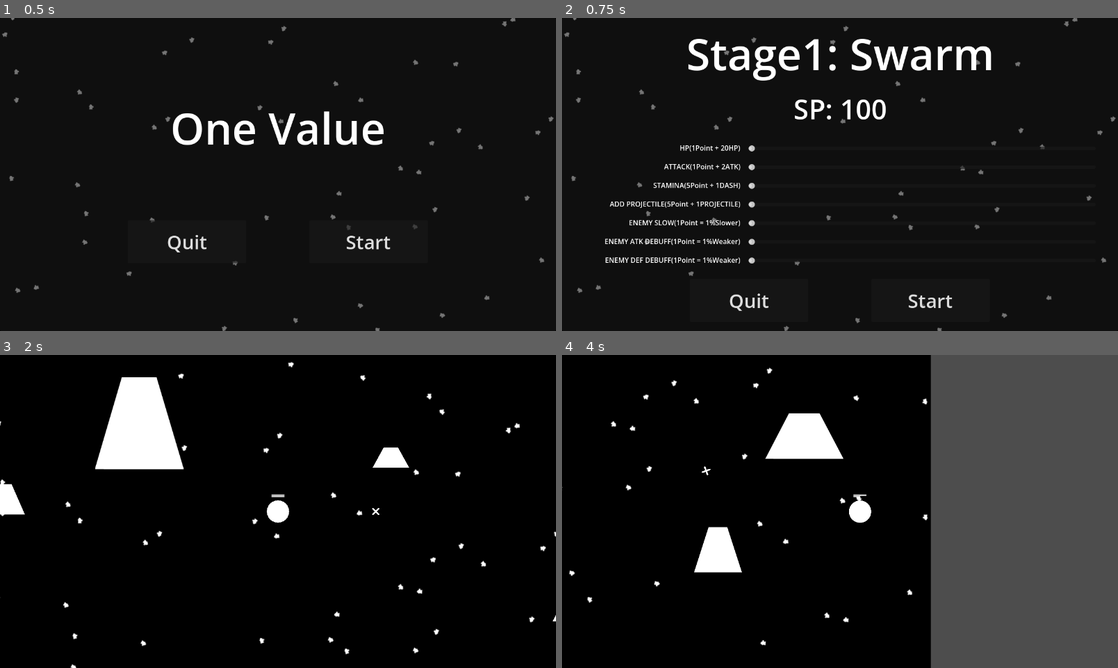
Above: before the commit, frames 1-4 (two rows, left to right).
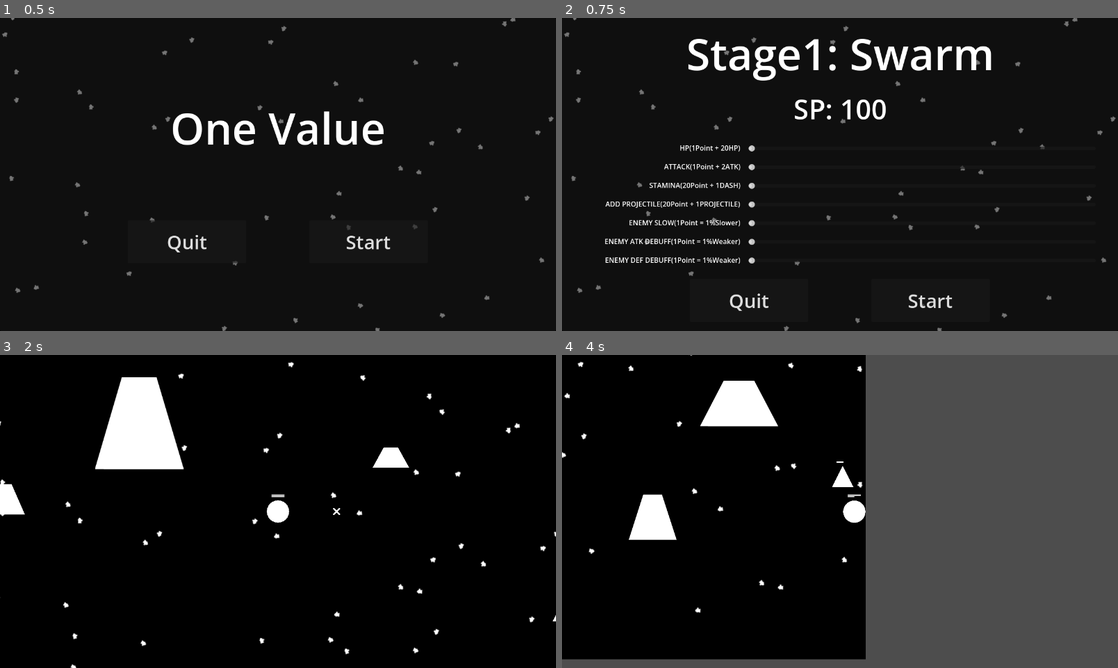
Above: after the commit, the same moments.

Repository: takko9ei/one-value
Game: Godot game, scene res://scene/MainMenu.tscn
Same seed, same stepped clock (60 frames per second), same inputs: the game is played once before the commit and once after it.
Inputs:
- Up to frame 1 (0.5 s): no input
- Up to frame 2 (0.75 s): click "Start" at 0.5 s
- Up to frame 3 (2 s): click "Start" at 1.25 s
- Up to frame 4 (4 s): tap Enter at 2 s; hold Right (ui_right) 2.03-2.78 s; tap Space (dash) at 2.1, 3.6 s; hold Down (ui_down) 2.78-3.53 s; tap R at 2.85 s; hold Right (ui_right) from 3.53 s (still down)

Frame 1 is identical in both runs. In frame 2, 0.4% of the frame differs, in the area x 7-33%, y 52-61%; in frame 3, less than 0.1%; in frame 4, 19%, in the area x 0-67%, y 0-100%.

Commit message:
value_design

Diff:
--- a/prefab/Player.tscn
+++ b/prefab/Player.tscn
@@ -32,7 +32,7 @@
 texture = ExtResource("1_xhfnw")
 
 [node name="ShootTimer" type="Timer" parent="." unique_id=1867605336]
-wait_time = 0.4
+wait_time = 0.5
 autostart = true
 
 [node name="Camera2D" type="Camera2D" parent="." unique_id=1064576720]
--- a/prefab/enemy_golem.tscn
+++ b/prefab/enemy_golem.tscn
@@ -4,6 +4,7 @@
 
 [node name="EnemyBase" unique_id=354812716 instance=ExtResource("1_qquct")]
 scale = Vector2(0.66419935, 0.3798877)
-base_hp = 300.0
+base_hp = 2000.0
 base_def = 60.0
 base_atk = 100.0
+base_speed = 200.0
--- a/prefab/enemy_hounds.tscn
+++ b/prefab/enemy_hounds.tscn
@@ -3,5 +3,7 @@
 [ext_resource type="PackedScene" uid="uid://detwna7w2k3wd" path="res://prefab/EnemyBase.tscn" id="1_32oi2"]
 
 [node name="EnemyBase" unique_id=354812716 instance=ExtResource("1_32oi2")]
-base_atk = 60.0
-base_speed = 380.0
+base_hp = 180.0
+base_def = 50.0
+base_atk = 25.0
+base_speed = 620.0
--- a/prefab/enemy_leech.tscn
+++ b/prefab/enemy_leech.tscn
@@ -5,5 +5,6 @@
 [node name="EnemyBase" unique_id=354812716 instance=ExtResource("1_wy6pd")]
 scale = Vector2(0.1579718, 0.12527585)
 base_hp = 20.0
+base_def = 10.0
 base_atk = 5.0
-base_speed = 380.0
+base_speed = 900.0
--- a/prefab/enemy_swarm.tscn
+++ b/prefab/enemy_swarm.tscn
@@ -6,4 +6,5 @@
 scale = Vector2(0.195, 0.195)
 base_hp = 20.0
 base_def = 10.0
-base_speed = 300.0
+base_atk = 10.0
+base_speed = 600.0
--- a/prefab/enemy_warden.tscn
+++ b/prefab/enemy_warden.tscn
@@ -4,7 +4,7 @@
 
 [node name="EnemyBase" unique_id=354812716 instance=ExtResource("1_uiiw5")]
 scale = Vector2(0.4390934, 0.386904)
-base_hp = 500.0
+base_hp = 600.0
 base_def = 80.0
 base_atk = 40.0
-base_speed = 320.0
+base_speed = 600.0
--- a/scene/AllocationUI.tscn
+++ b/scene/AllocationUI.tscn
@@ -111,11 +111,11 @@
 
 [node name="stamina" type="HSlider" parent="Panel/SliderContainer" unique_id=1296683844]
 layout_mode = 2
-step = 5.0
+step = 20.0
 
 [node name="projectiles" type="HSlider" parent="Panel/SliderContainer" unique_id=1632186415]
 layout_mode = 2
-step = 5.0
+step = 20.0
 
 [node name="enemy_slow" type="HSlider" parent="Panel/SliderContainer" unique_id=906533294]
 layout_mode = 2
@@ -146,12 +146,12 @@
 
 [node name="Label3" type="Label" parent="Panel/VBoxContainer" unique_id=976800219]
 layout_mode = 2
-text = "STAMINA(5Point + 1DASH)"
+text = "STAMINA(20Point + 1DASH)"
 horizontal_alignment = 2
 
 [node name="Label4" type="Label" parent="Panel/VBoxContainer" unique_id=938184709]
 layout_mode = 2
-text = "ADD PROJECTILE(5Point + 1PROJECTILE)"
+text = "ADD PROJECTILE(20Point + 1PROJECTILE)"
 horizontal_alignment = 2
 
 [node name="Label5" type="Label" parent="Panel/VBoxContainer" unique_id=1102367420]
--- a/scene/level1_swarm.tscn
+++ b/scene/level1_swarm.tscn
@@ -24,3 +24,5 @@
 
 [node name="LevelController" parent="." index="5" unique_id=1188690888]
 enemy_scene = ExtResource("2_x8ovl")
+total_enemies_to_kill = 2
+spawn_interval = 0.6
--- a/scene/level2_golem.tscn
+++ b/scene/level2_golem.tscn
@@ -27,6 +27,6 @@
 
 [node name="LevelController" parent="." index="5" unique_id=1188690888]
 enemy_scene = ExtResource("2_61by4")
-total_enemies_to_kill = 5
-spawn_interval = 5.0
-max_enemies_on_screen = 2
+total_enemies_to_kill = 1
+spawn_interval = 4.0
+max_enemies_on_screen = 3
--- a/scene/level3_houd.tscn
+++ b/scene/level3_houd.tscn
@@ -7,5 +7,5 @@
 
 [node name="LevelController" parent="." index="5" unique_id=1188690888]
 enemy_scene = ExtResource("2_hdtmx")
-total_enemies_to_kill = 10
+total_enemies_to_kill = 1
 max_enemies_on_screen = 5
--- a/scene/level4_leech.tscn
+++ b/scene/level4_leech.tscn
@@ -19,6 +19,6 @@
 
 [node name="LevelController" parent="." index="5" unique_id=1188690888]
 enemy_scene = ExtResource("2_f0vqu")
-total_enemies_to_kill = 40
-spawn_interval = 0.5
+total_enemies_to_kill = 50
+spawn_interval = 0.3
 max_enemies_on_screen = 20
--- a/scene/level5_warden.tscn
+++ b/scene/level5_warden.tscn
@@ -7,6 +7,6 @@
 
 [node name="LevelController" parent="." index="5" unique_id=1188690888]
 enemy_scene = ExtResource("2_6yaot")
-total_enemies_to_kill = 7
-spawn_interval = 5.0
+total_enemies_to_kill = 6
+spawn_interval = 3.0
 max_enemies_on_screen = 3
--- a/script/EnemyBase.gd
+++ b/script/EnemyBase.gd
@@ -61,21 +61,18 @@
 		hitbox.body_entered.connect(_on_hitbox_body_entered)
 
 func _sync_stats() -> void:
-	# Retrieve stats safely, defaulting to 0.0 if not found
-	var slow_debuff: float = GameManager.stats.get("enemy_slow", 0.0) as float
-	var atk_debuff: float = GameManager.stats.get("enemy_atk_debuff", 0.0) as float
-	var def_debuff: float = GameManager.stats.get("enemy_def_debuff", 0.0) as float
+	# Retrieve stats safely and cast to float
+	var slow_debuff: float = float(GameManager.stats.get("enemy_slow", 0.0))
+	var atk_debuff: float = float(GameManager.stats.get("enemy_atk_debuff", 0.0))
+	var def_debuff: float = float(GameManager.stats.get("enemy_def_debuff", 0.0))
 
-	# 速度减益：通过 mini(0.8, x) 确保减速比例最高只到 80%
-	# 如果没有这个保护，当减速达到 100% 以上时，(1.0 - 1.1) 会变成负数，导致怪物倒着向后移动
-	current_speed = base_speed * (1.0 - mini(0.8, slow_debuff / 100.0))
+	# 速度减益：通过 minf(0.8, x) 确保减速比例最高只到 80%
+	current_speed = base_speed * (1.0 - minf(0.8, slow_debuff / 100.0))
 
 	# 攻击力减益：同样限制最高削减 80% 的攻击力
-	# 防止攻击力变为负数，导致怪物打到玩家时反而给玩家加血
-	current_atk = base_atk * (1.0 - mini(0.8, atk_debuff / 100.0))
+	current_atk = base_atk * (1.0 - minf(0.8, atk_debuff / 100.0))
 
-	# 防御削减：通过 maxf(0.0, x) 确保护甲最低被扒光到 0 点
-	# 如果护甲掉到负数（如 -10），在后续的护甲公式中 100 / (100 - 10) 会导致受击倍率异常变大甚至溢出
+	# 防御削减：确保护甲最低被扒光到 0 点
 	effective_def = maxf(0.0, base_def - (def_debuff * 2.0))
 
 func _physics_process(_delta: float) -> void:
--- a/script/LevelController.gd
+++ b/script/LevelController.gd
@@ -77,12 +77,18 @@
 		else:
 			get_tree().root.add_child(enemy)
 
+var _is_cleared: bool = false
+
 func _on_enemy_died() -> void:
+	if _is_cleared:
+		return
+
 	# 每次有敌人发出 died 信号，击杀数 + 1
 	current_kills += 1
 
 	# 检查通关条件
 	if current_kills >= total_enemies_to_kill:
+		_is_cleared = true
 		# 通关条件达成，停止刷怪
 		if spawn_timer:
 			spawn_timer.stop()
--- a/script/Player.gd
+++ b/script/Player.gd
@@ -50,7 +50,7 @@
 var current_projectile_count: int = 1
 
 # 移动配置
-const BASE_SPEED: float = 500.0
+const BASE_SPEED: float = 600.0
 const DASH_MULTIPLIER: float = 2.5
 const DASH_DURATION: float = 0.15
 const DASH_COST: int = 1
@@ -110,9 +110,9 @@
 		health_bar.max_value = max_hp
 		health_bar.value = current_hp
 
-	# 同步最大耐力：基础 2 + 每 5 点 stamina 提供 1
+	# 同步最大耐力：基础 2 + 每 20 点 stamina 提供 1
 	var stamina_points: float = GameManager.stats.get("stamina", 0.0) as float
-	max_stamina = 2 + floori(stamina_points / 5.0)
+	max_stamina = 2 + floori(stamina_points / 20.0)
 	current_stamina = mini(current_stamina, max_stamina)
 
 	# 同步 UI
@@ -126,7 +126,7 @@
 
 	# 同步多重投射物
 	var proj_points: float = GameManager.stats.get("projectiles", 0.0) as float
-	current_projectile_count = 1 + floori(proj_points / 5.0)
+	current_projectile_count = 1 + floori(proj_points / 20.0)
 
 # =========================================================
 # 耐力与冲刺逻辑
Not shown, changed: ARCHITECTURE.md
